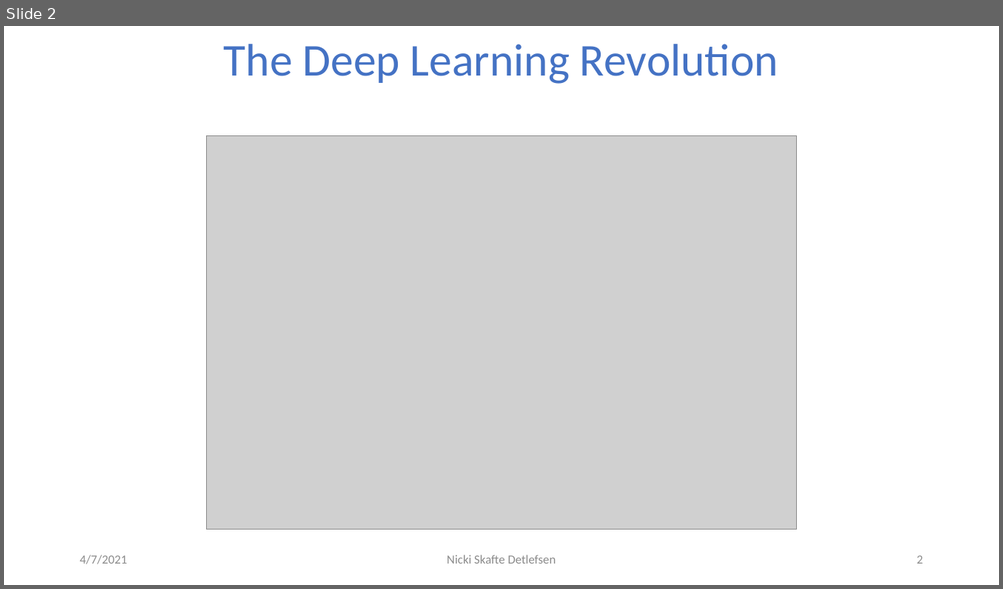
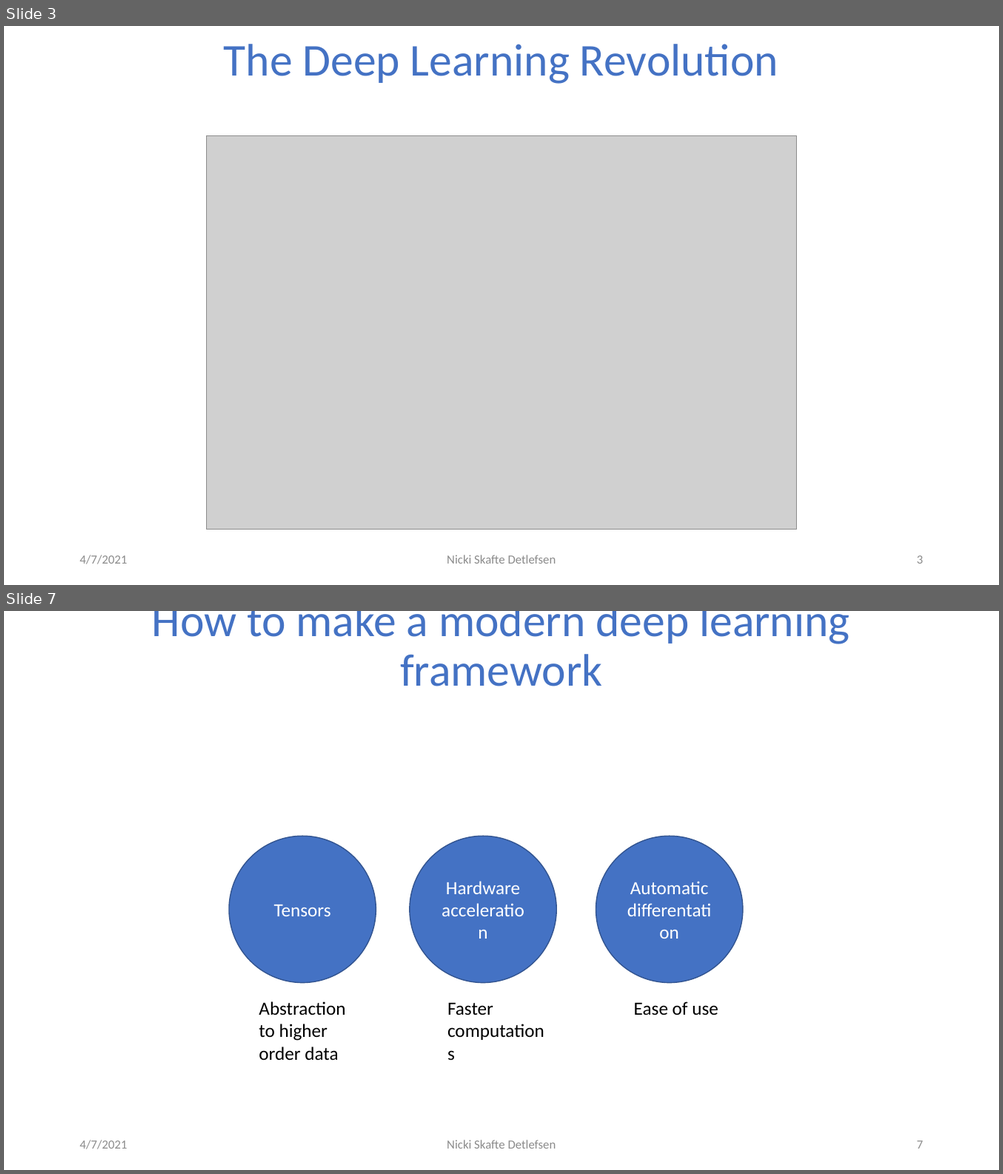
Before and after one commit to DeepEasterbunny/dtu_mlops, a slide deck: How autodiff changed the world.pptx. Shown one above the other, each under a label of ours: slide 2 before the commit, slides 3 and 7 after it; the slides between them are not shown. The pictures are 1003x589 and 1003x1174 pixels, drawn with LibreOffice and Linux fonts; fonts in the diff are those of the drawing; grey boxes stand for pictures; background and template pictures are left out. Boxes give left, top, right and bottom in pixels: in the first picture for what was removed or moved away, otherwise in the second. Text is boxed around its words. In the diff, an @@ line names an element or a change of style, - is before the commit and + after.

```diff
--- a/How autodiff changed the world.pptx
+++ b/How autodiff changed the world.pptx
@@ slide 7 added at (x1=4, y1=611, x2=999, y2=1170), background #FFFFFF @@
@@ title added at (x1=152, y1=611, x2=849, y2=686), 44 pt, text #4472C4 @@
+How to make a modern deep learning framework
@@ ellipse added at (x1=229, y1=836, x2=376, y2=983), fill #4472C4, outline #325491 1 pt, 18 pt, text #FFFFFF @@
+Tensors
@@ ellipse added at (x1=410, y1=836, x2=557, y2=983), fill #4472C4, outline #325491 1 pt, 18 pt, text #FFFFFF @@
+Hardware acceleration
@@ ellipse added at (x1=596, y1=836, x2=743, y2=983), fill #4472C4, outline #325491 1 pt, 18 pt, text #FFFFFF @@
+Automatic differentation
@@ text added at (x1=259, y1=1002, x2=345, y2=1060), 18 pt, text #000000 @@
+Abstraction to higher order data
@@ text added at (x1=447, y1=1002, x2=493, y2=1016), 18 pt, text #000000 @@
+Faster computations
@@ text added at (x1=634, y1=1002, x2=718, y2=1016), 18 pt, text #000000 @@
+Ease of use
@@ text added at (x1=79, y1=1140, x2=127, y2=1150), 12 pt, text #8C8C8C @@
+4/7/2021
@@ text added at (x1=447, y1=1140, x2=556, y2=1149), 12 pt, text #8C8C8C @@
+Nicki Skafte Detlefsen
@@ page number added at (x1=916, y1=1141, x2=922, y2=1149), 12 pt, text #8C8C8C @@
+7
@@ what was slide 2 is now slide 3 @@
@@ page number at (x1=916, y1=556, x2=922, y2=564): text changed @@
-2
+3
```
Also in this commit, not shown: 3 slides changed, 2 other slides added.
